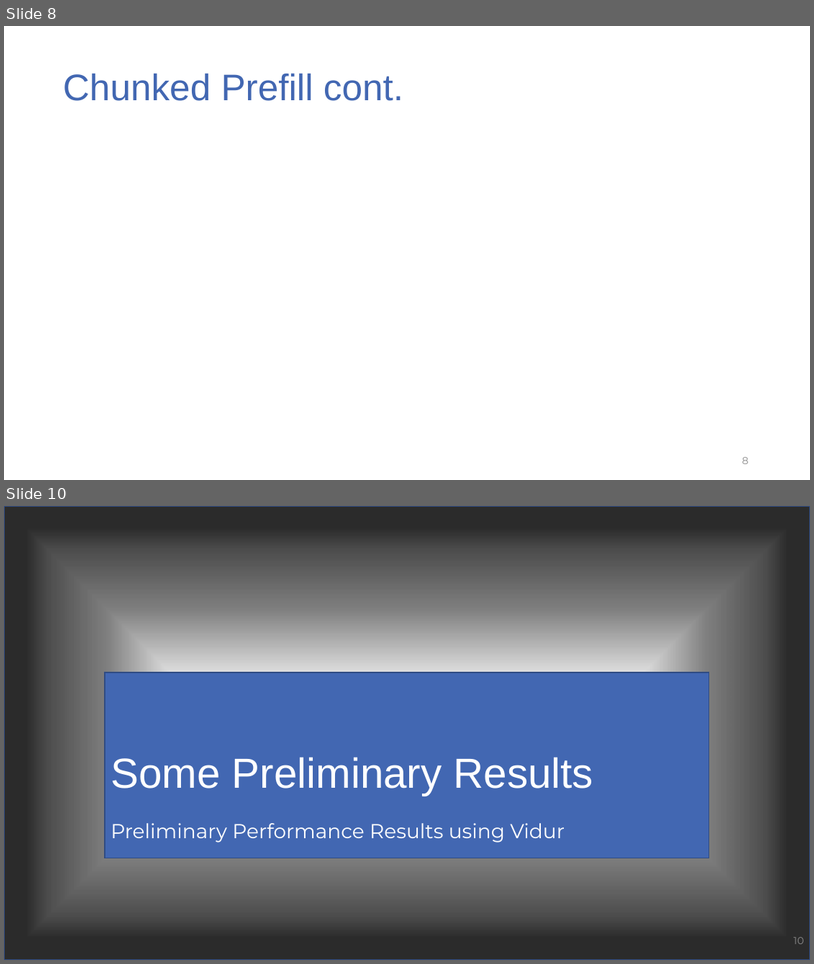
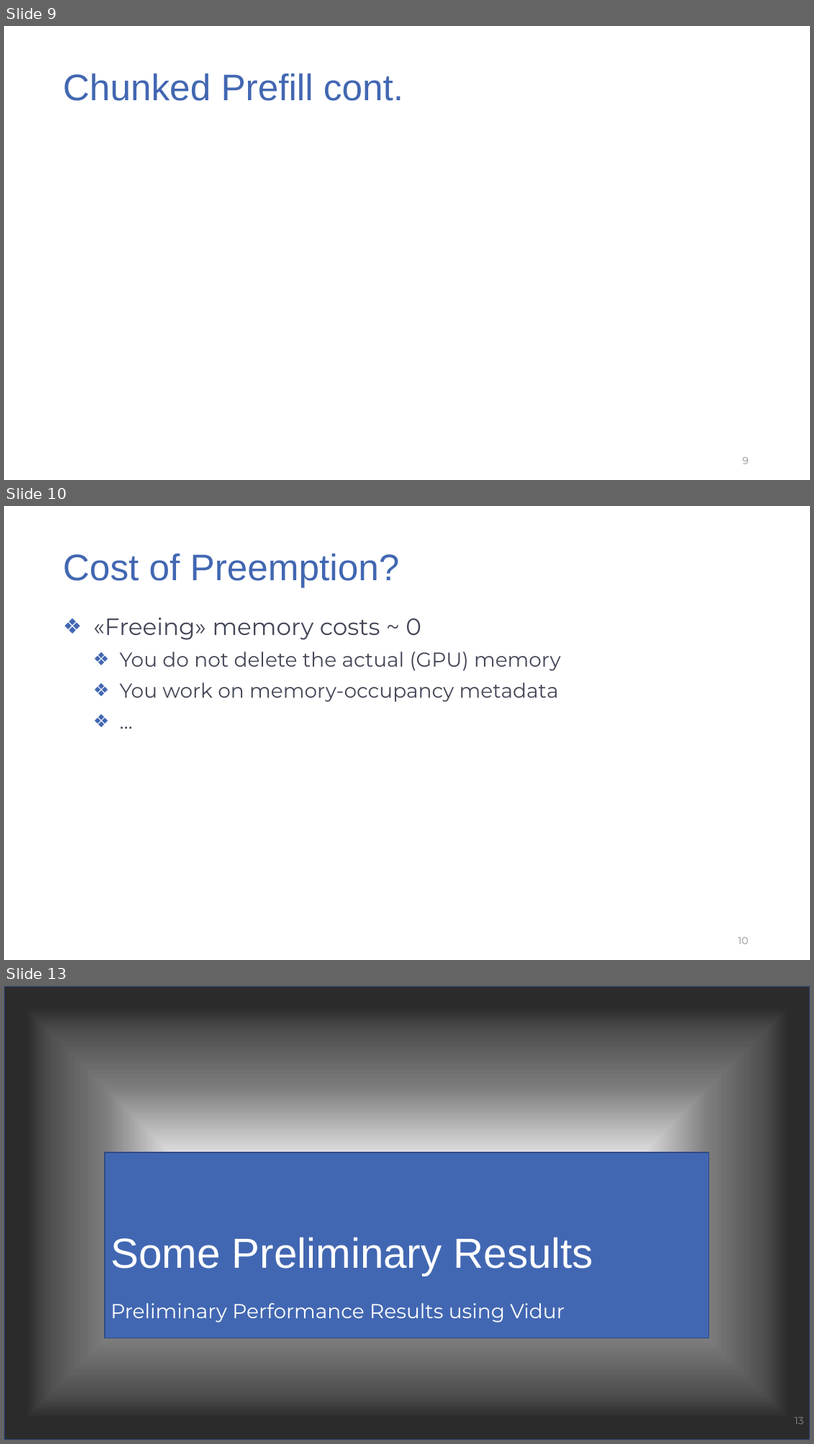
Before and after one commit to Franco-Galante/vidur-wip, a slide deck: lessons_learned_on_LLM_inference.pptx. Shown one above the other, each under a label of ours: slides 8 and 10 before the commit, slides 9, 10 and 13 after it; the slides between them are not shown. The pictures are 814x964 and 814x1444 pixels, drawn with LibreOffice and Linux fonts; fonts in the diff are those of the drawing; grey boxes stand for pictures; background and template pictures are left out; a plain dark background stands for a picture behind light text. Boxes give left, top, right and bottom in pixels: in the first picture for what was removed or moved away, otherwise in the second. Text is boxed around its words. In the diff, an @@ line names an element or a change of style, - is before the commit and + after.

```diff
--- a/lessons_learned_on_LLM_inference.pptx
+++ b/lessons_learned_on_LLM_inference.pptx
@@ slide 10 added at [4, 506, 810, 960], background #FFFFFF @@
@@ title added at [63, 554, 400, 587], 44 pt, text #4267B2 @@
+Cost of Preemption?
@@ text added at [93, 618, 561, 702], 24 pt, text #434656 @@
+❖ «Freeing» memory costs ~ 0
+  ❖ You do not delete the actual (GPU) memory
+  ❖ You work on memory-occupancy metadata
+  ❖ …
@@ page number added at [738, 937, 748, 944], 12 pt, text #8C8C8C @@
+10
@@ what was slide 8 is now slide 9 @@
@@ page number at [743, 457, 749, 464]: text changed @@
-8
+9
@@ what was slide 10 is now slide 13 @@
@@ page number at [795, 1417, 805, 1424]: text changed @@
-10
+13
```
Also in this commit, not shown: 1 slide changed, 3 other slides added, 1 slide removed, 4 other files.
